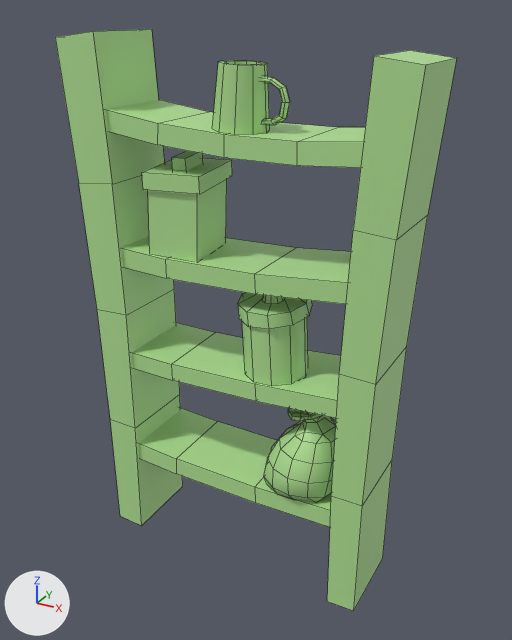
The FBX model Assets/Models/Scene_2/cupboard_Lv1.fbx: old version first, new version second.
Camera for both pictures: a camera (50 mm lens) standing at (1.058, -1.843, 1.822) and looking at (0.031, 0.023, 0.888). Lighting does not change. The marker at lower left points along +X, +Y and +Z. Mesh edges are drawn as thin lines. Where no turn or scale is listed for an object, it has been applied to the vertices.

Objects in the first picture: 'cupboard_2'.
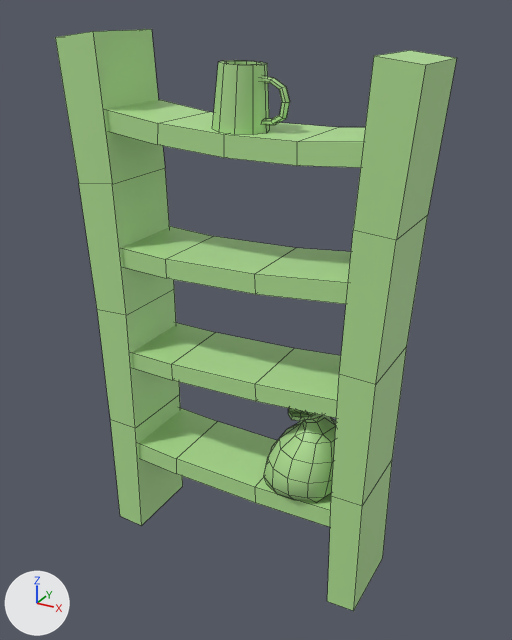
The newer file is also turned or shifted as a whole; pictures and numbers use the older file's frame.

Edits to the bpy script that builds the scene:
```text
Change me_mesh:
    used by ob_cupboard_2; location = (0.0, 0.0, 0.002)
    remove me_mesh.from_pydata(...)  # 384 vertices, 330 faces; spans x -0.56..0.56, y -0.16..0.16, z -0.01..1.76
    add me_mesh.from_pydata(...)  # 300 vertices, 261 faces; spans x -0.56..0.56, y -0.16..0.16, z -0.01..1.76
    me_mesh part 1: 6 loose pieces with 84 vertices, spanning x -0.31..0.24, y -0.13..0.13, z 0.73..1.41, are deleted
```

Pixel boxes (x1, y1, x2, y2) of what changed, in the pictures (512 x 640 px):
part 1 of me_mesh, deleted (green): before (142, 151, 312, 386)
